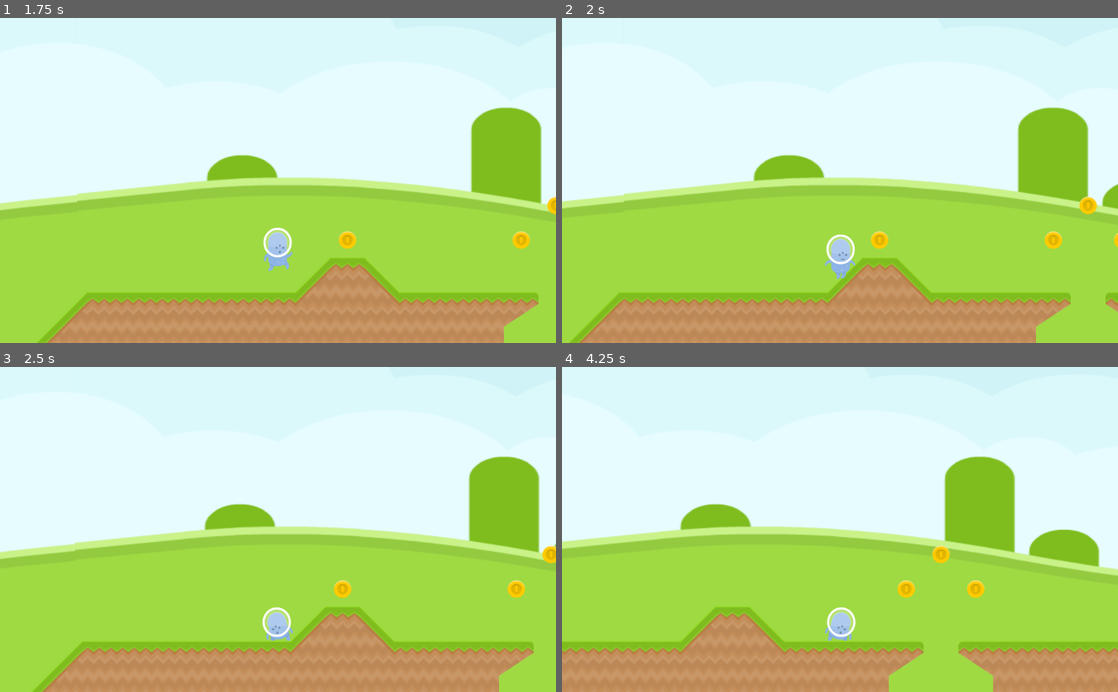
Above: before the commit, frames 1-4 (two rows, left to right).
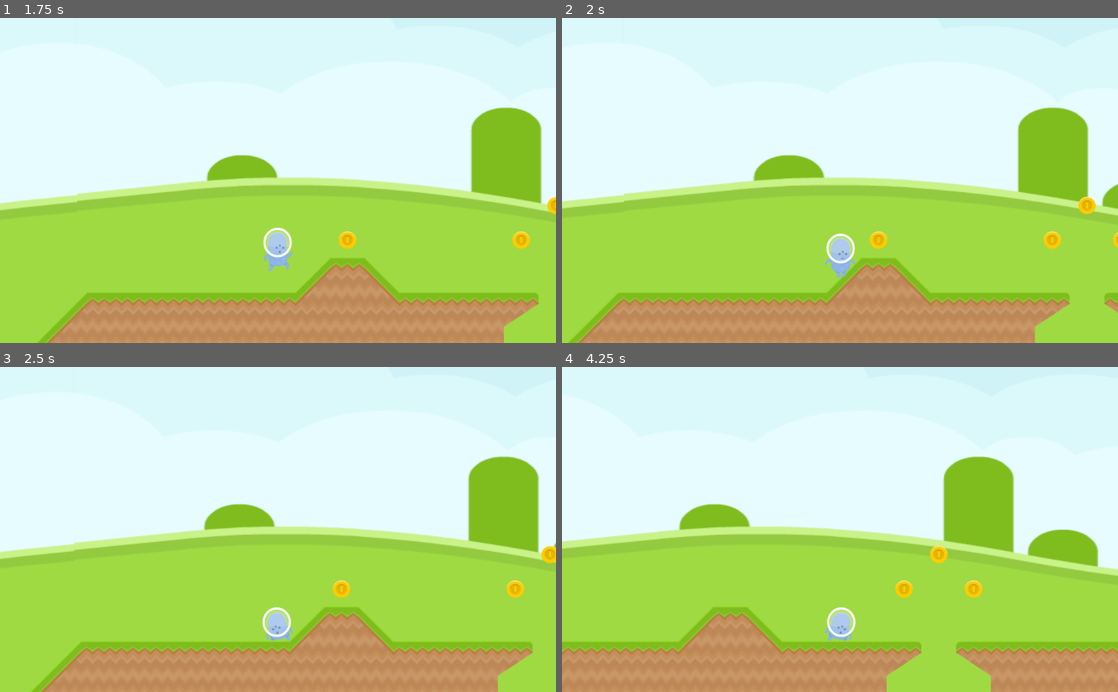
Above: after the commit, the same moments.

Repository: cpvanlue/midterm-cpvanlue
Game: Godot game, scene res://src/Level.tscn
Same seed, same stepped clock (60 frames per second), same inputs: the game is played once before the commit and once after it.
Inputs:
- Up to frame 1 (1.75 s): hold S (crouch) 0.53-1.28 s; hold D (right) from 0.53 s (still down); tap Space (jump) at 0.77, 1.52 s; tap Shift (sprint) at 1.35 s
- Up to frame 2 (2 s): keep holding D (right)
- Up to frame 3 (2.5 s): release D (right) at 2.03 s; hold A (left) from 2.03 s (still down); hold S (crouch) from 2.03 s (still down)
- Up to frame 4 (4.25 s): release A (left) at 2.78 s; release S (crouch) at 2.78 s; hold D (right) from 2.78 s (still down); tap Shift (sprint) at 2.85 s; tap Space (jump) at 3.02, 3.77 s; hold S (crouch) from 3.53 s (still down)

Frame 1 is identical in both runs. In frame 2, 0.7% of the frame differs, in the area x 1-100%, y 54-100%; in frame 3, 0.8%; in frame 4, 1.5%, in the area x 0-100%, y 27-100%.

Commit message:
Adjust Player's hitbox and Level design

Diff:
--- a/src/Level.tscn
+++ b/src/Level.tscn
@@ -541,7 +541,7 @@
 cell_size = Vector2( 128, 128 )
 cell_y_sort = true
 format = 1
-tile_data = PoolIntArray( -982955, 17, 0, -917419, 17, 0, -8 …(4096 unchanged characters)… 763, 17, 0, 327764, 17, 0, 327765, 17, 0, 458842, 22, 0, 458844, 22, 0, 524378, 22, 0, 524380, 22, 0, 589914, 22, 0, 589916, 22, 0, 655450, 22, 0, 655452, 22, 0, 720986, 22, 0, 720988, 22, 0, 786520, 22, 0, 786528, 22, 0, 852056, 22, 0, 852064, 22, 0, 917592, 22, 0, 917600, 22, 0, 983129, 22, 0, 983135, 22, 0, 983136, 22, 0, 1048666, 22, 0, 1048667, 22, 0, 1048668, 22, 0, 1048669, 22, 0, 1048670, 22, 0, 1048671, 22, 0 )
+tile_data = PoolIntArray( -982955, 17, 0, -917419, 17, 0, -8 …(4096 unchanged characters)… 763, 17, 0, 327764, 17, 0, 327765, 17, 0 )
 
 [node name="KillZone" type="Area2D" parent="."]
 
--- a/src/Player.tscn
+++ b/src/Player.tscn
@@ -5,7 +5,7 @@
 
 [sub_resource type="CapsuleShape2D" id=1]
 radius = 39.9891
-height = 32.1502
+height = 28.0291
 
 [sub_resource type="RayShape2D" id=2]
 length = 36.5168
@@ -72,7 +72,7 @@
 script = ExtResource( 2 )
 
 [node name="Hitbox" type="CollisionShape2D" parent="."]
-position = Vector2( -1.05945, 32.8155 )
+position = Vector2( 0, 50 )
 shape = SubResource( 1 )
 
 [node name="Ray" type="CollisionShape2D" parent="."]
